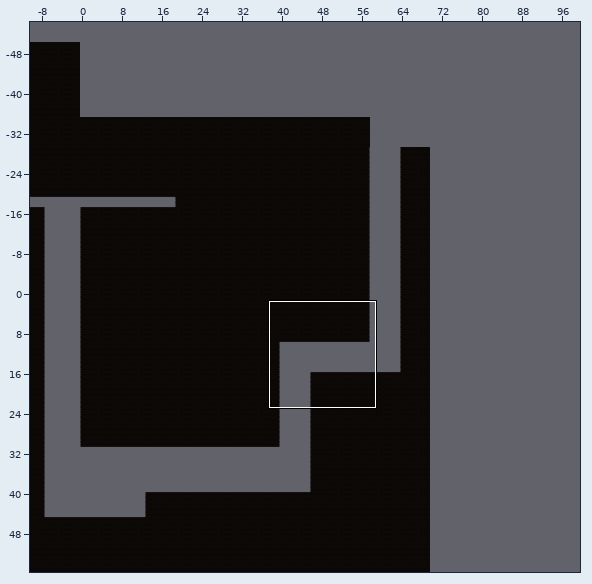
Two states of a Tiled map, Assets/Tiled/Level1TileMap/map1-0.tmx. Above, an overview of the earlier version with the close-up marked.
Close-up. Earlier state:
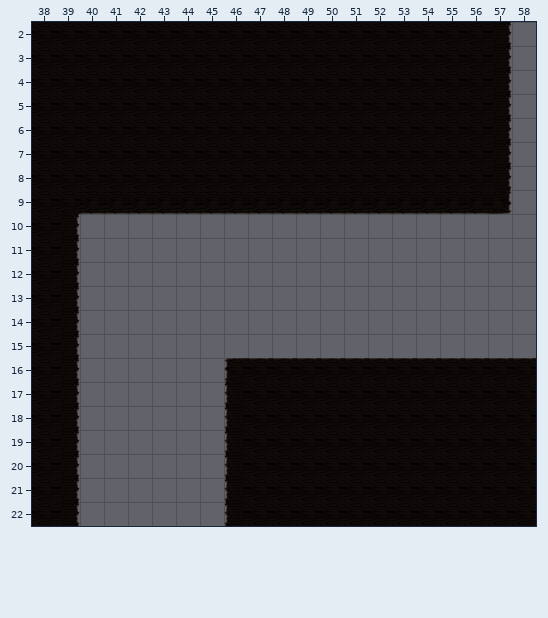
Cells are 256x256 px. Shown: x 38..58, y 2..22. The commit also changed other parts of the map, which this record leaves out.
New version:
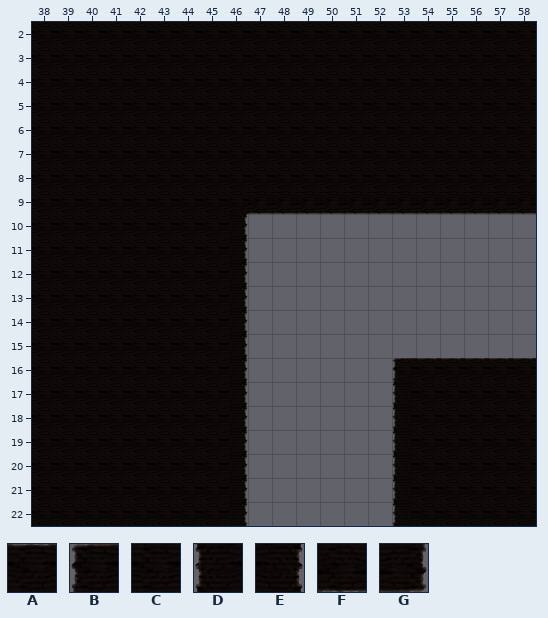
Key: from "Level1 Tileset": A 0, B 1, C 8, D 9, E 10, F 16, G 18.
_ is an empty cell.
From old to new:
Layer "ground":
y 2..8: x 57..58 E_ -> CC
y 9: x 40..46 FFFFFFF -> CCCCCCC; x 57..58 G_ -> FF
y 10..15: x 39..46 E_______ -> CCCCCCCE
y 16: x 39..53 E______BAAAAAAA -> CCCCCCCE______B
y 17..22: x 39..53 E______DCCCCCCC -> CCCCCCCE______D
Pixel boxes of the changes (left, top, right, bottom) in both close-ups:
changed: (490, 22, 536, 214)
changed: (60, 198, 413, 526)
